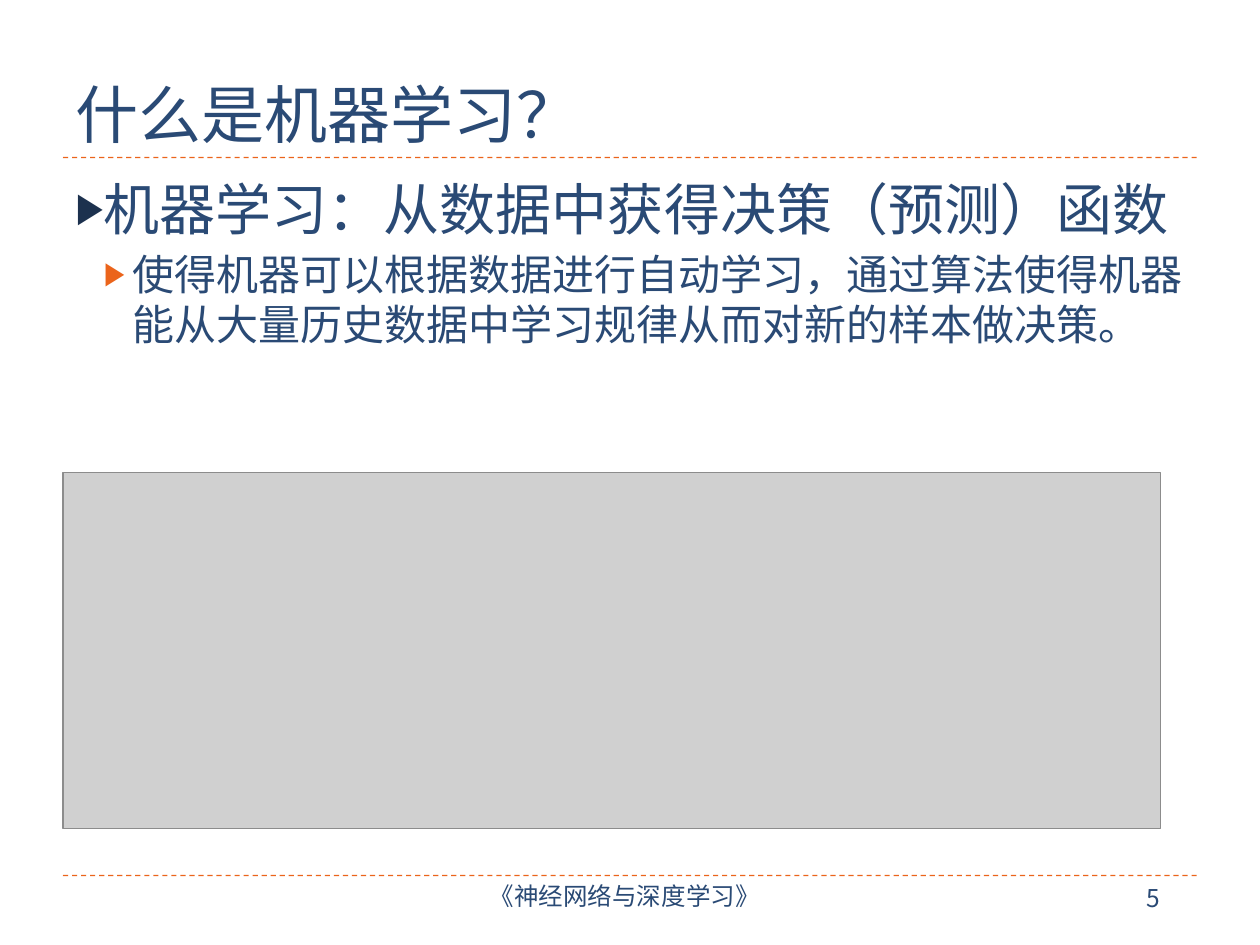
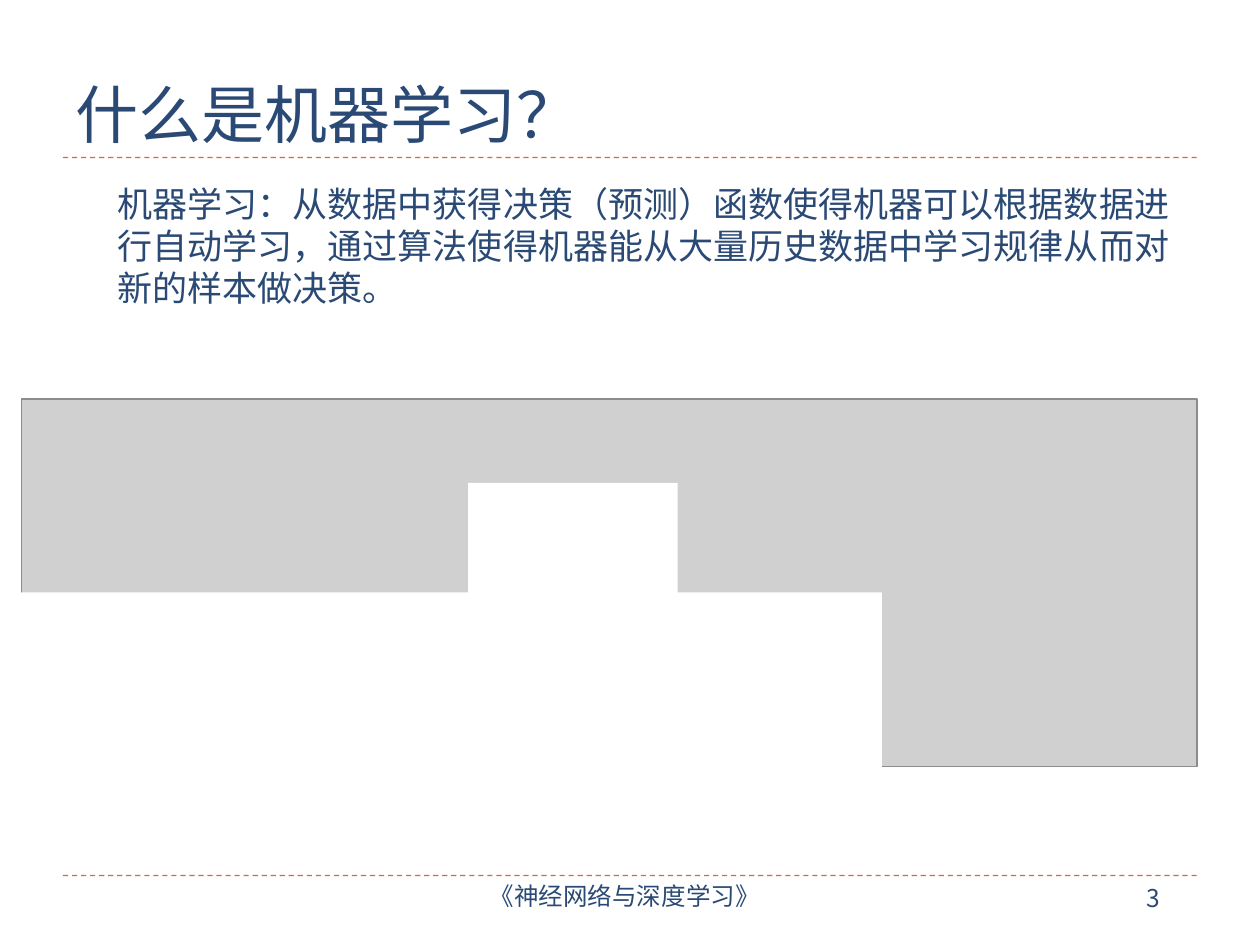
Before and after one commit to nndl/nndl.github.io, a slide deck: slide 3 of ppt/chap-机器学习概述.pptx (slide 5 before the commit). Drawn at 1260x945 pixels with LibreOffice and Linux fonts; fonts in the diff are those of the drawing; grey boxes stand for pictures. Boxes give left, top, right and bottom in pixels: in the first picture for what was removed or moved away, otherwise in the second. Text is boxed around its words. In the diff, an @@ line names an element or a change of style, - is before the commit and + after.

```diff
--- a/ppt/chap-机器学习概述.pptx
+++ b/ppt/chap-机器学习概述.pptx
@@ text at <box>117,187,1169,304</box>: text changed; size 24 to 20 pt; font Noto Sans CJK SC to Arial @@
-▶ 机器学习：从数据中获得决策（预测）函数
-  ▶ 使得机器可以根据数据进行自动学习，通过算法使得机器能从大量历史数据中学习规律从而对新的样本做决策。
+机器学习：从数据中获得决策（预测）函数使得机器可以根据数据进行自动学习，通过算法使得机器能从大量历史数据中学习规律从而对新的样本做决策。
@@ picture: place and size @@
-picture at <box>63,472,1160,828</box>
+picture at <box>21,399,1197,767</box>
@@ rectangle added at <box>469,483,678,597</box>, fill #FFFFFF @@
@@ rectangle added at <box>20,592,882,839</box>, fill #FFFFFF @@
@@ page number at <box>1146,888,1160,908</box>: text changed @@
-5
+3
```
Also in this commit, not shown: 10 other slides changed, 14 slides added, 5 slides removed, 5 other files.
